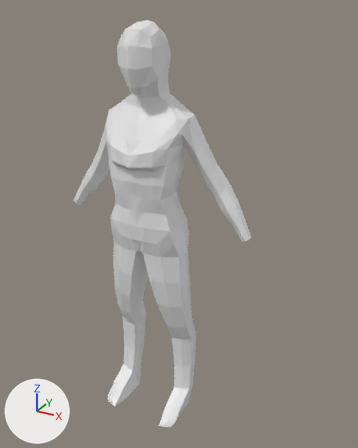
What one commit did to the Blender file Blender Harmjan/main character/save's/maincharacter.blend.
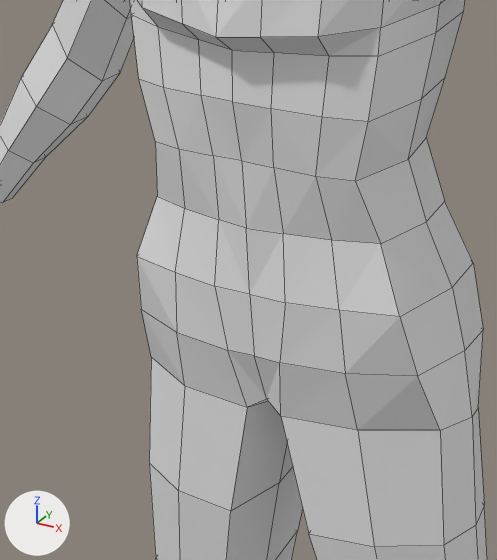
The first picture shows the older version from a 50 mm lens placed at (1.006, -1.571, 1.714), pointed at (0.063, 0.145, 0.856). The close-ups show both versions on the part from 22% to 54% of the width and 36% to 64% of the height of that picture. The axes (+X, +Y, +Z) are drawn at lower left. The lights are the same throughout. The close-ups show mesh edges as thin lines.
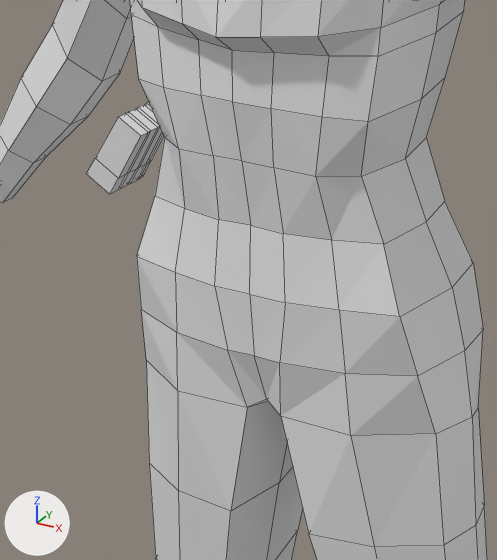
What differs and where, as boxes (x1, y1, x2, y2) in the close-ups (497 x 560 px; the box of a moved part takes in the faces that stretch with it):
'Cube.002', added
    after: (86, 102, 164, 194)
part 1 of me_cube_001, moved or reshaped
    both: (139, 79, 426, 303)
part 2 of me_cube_001, moved or reshaped
    both: (141, 310, 476, 547)

Diff of the bpy script that builds the scene:
```diff
--- a/Blender Harmjan/main character/save's/maincharacter.blend.py
+++ b/Blender Harmjan/main character/save's/maincharacter.blend.py
@@ me_cube_001 @@
 me_cube_001.from_pydata(...)  # 248 vertices, 229 faces; spans x 0.0..0.43, y -0.15..0.13, z 0.0..1.67
 # used by ob_cube; location = (0.0, 0.0, 0.0)
-me_cube_001.vertices[1].co = (0.1, -0.08, 1.05)  # pixel (355, 181)
-me_cube_001.vertices[38].co = (0.0, -0.09, 0.99)  # pixel (246, 228)
-me_cube_001.vertices[96].co = (0.16, -0.03, 0.8)  # pixel (440, 430)
-me_cube_001.vertices[100].co = (0.09, -0.06, 0.8)  # pixel (357, 430)
+# me_cube_001 part 1
+me_cube_001.vertices[1].co = (0.1, -0.07, 1.05)  # pixel (361, 176)
+me_cube_001.vertices[38].co = (0.0, -0.08, 0.99)  # pixel (250, 225)
+# me_cube_001 part 2
+me_cube_001.vertices[96].co = (0.16, -0.04, 0.8)  # pixel (435, 433)
+me_cube_001.vertices[100].co = (0.09, -0.08, 0.8)  # pixel (350, 435)
@@ me_cube_003 @@
+me_cube_003.from_pydata(...)  # 48 vertices, 46 faces; spans x 0.3868..0.4693, y 0.2763..0.344, z 0.8117..0.909
@@ ob_cube_002 @@
+ob_cube_002 = bpy.data.objects.new('Cube.002', me_cube_003)
+ob_cube_002.location = (0.0, 0.0, 0.0)
+_m = ob_cube_002.modifiers.new('Mirror', 'MIRROR')
```
